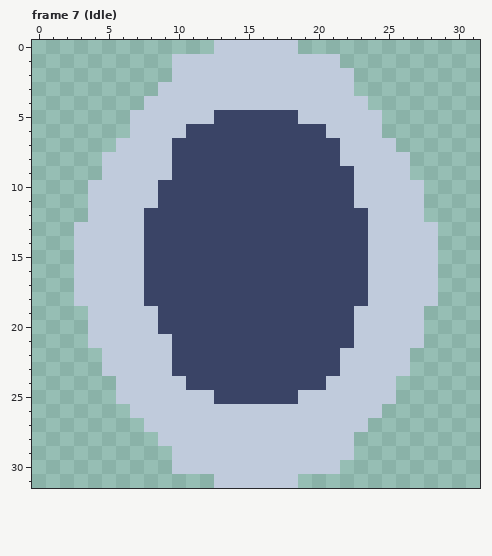
Pixel-art file: sprites/lymphocyte.aseprite. Above, as it was before the edit.
32x32 pixels, 8 frames. Shown: frame 7 (Idle). The commit also changed other frames, which this record leaves out.
After the commit:
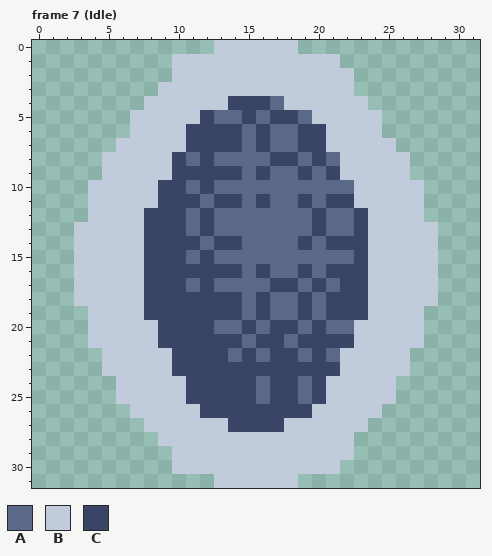
Palette (. is transparent): A #5a6988  B #c0cbdc  C #3a4466
Author's note on the commit: Detaches cancer cells instead of deleteting them + adds dithering to lymphocytes.
Diff:
--- frame 7 (Idle), layer "Nucleus"
@@ x 6..25 @@
  3 ...BBBBBBBBBBBBBB...
- 4 ..BBBBBBBBBBBBBBBB..
- 5 .BBBBBBCCCCCCBBBBBB.
- 6 .BBBBCCCCCCCCCCBBBB.
- 7 BBBBCCCCCCCCCCCCBBBB
- 8 BBBBCCCCCCCCCCCCBBBB
- 9 BBBBCCCCCCCCCCCCCBBB
-10 BBBCCCCCCCCCCCCCCBBB
-11 BBBCCCCCCCCCCCCCCBBB
-12 BBCCCCCCCCCCCCCCCCBB
-13 BBCCCCCCCCCCCCCCCCBB
-14 BBCCCCCCCCCCCCCCCCBB
-15 BBCCCCCCCCCCCCCCCCBB
-16 BBCCCCCCCCCCCCCCCCBB
-17 BBCCCCCCCCCCCCCCCCBB
-18 BBCCCCCCCCCCCCCCCCBB
-19 BBBCCCCCCCCCCCCCCBBB
-20 BBBCCCCCCCCCCCCCCBBB
-21 BBBBCCCCCCCCCCCCCBBB
-22 BBBBCCCCCCCCCCCCBBBB
+ 4 ..BBBBBBCCCABBBBBB..
+ 5 .BBBBBCAACACCABBBBB.
+ 6 .BBBBCCCCACAACCBBBB.
+ 7 BBBBBCCCCACAACCBBBBB
+ 8 BBBBCACAAAACCACABBBB
+ 9 BBBBCCCCCACAACACBBBB
+10 BBBCCACAAAAAAAAAABBB
+11 BBBCCCACCACAACACCBBB
+12 BBCCCACAAAAAAACAACBB
+13 BBCCCACAAAAAAACAACBB
+14 BBCCCCACCAAAACACCCBB
+15 BBCCCACAAAAAAAAAACBB
+16 BBCCCCCCCACAACACCCBB
+17 BBCCCACAAAACCACACCBB
+18 BBCCCCCCCACAACACCCBB
+19 BBCCCCCCCACAACACCCBB
+20 BBBCCCCAACACCACAABBB
+21 BBBCCCCCCACCACCCCBBB
+22 BBBBCCCCACACCACABBBB
 23 BBBBCCCCCCCCCCCCBBBB
-24 BBBBBCCCCCCCCCCBBBBB
-25 BBBBBBBCCCCCCBBBBBBB
-26 .BBBBBBBBBBBBBBBBBB.
-27 ..BBBBBBBBBBBBBBBB..
+24 BBBBBCCCCCACCACBBBBB
+25 BBBBBCCCCCACCACBBBBB
+26 .BBBBBCCCCCCCCBBBBB.
+27 ..BBBBBBCCCCBBBBBB..
 28 ...BBBBBBBBBBBBBB...
Pixel boxes of the changes (left, top, right, bottom) in both pictures:
changed: (144, 96, 368, 432)
